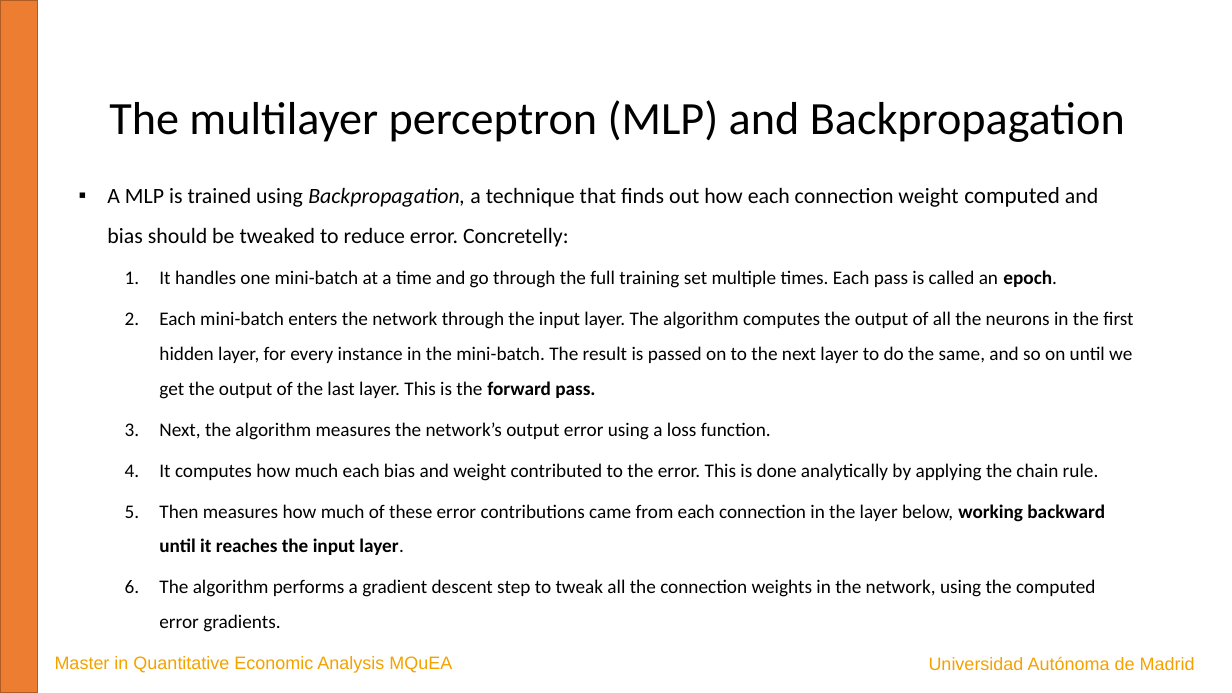
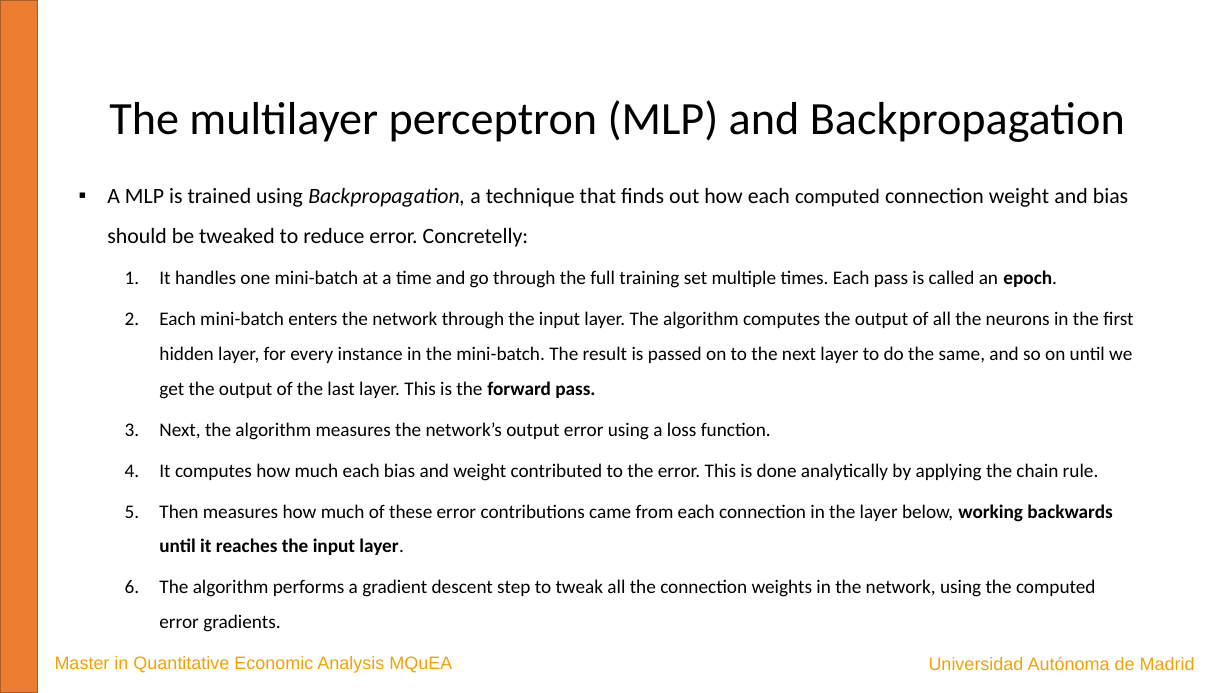
Before and after one commit to JavierBas/IMLEF-MQuEA, a slide deck: slide 9 of Course content/Slides/Topic 6 - Artificial Neural Networks.pptx. Drawn at 1232x693 pixels with LibreOffice and Linux fonts; fonts in the diff are those of the drawing. Boxes give left, top, right and bottom in pixels: in the first picture for what was removed or moved away, otherwise in the second. Text is boxed around its words. In the diff, an @@ line names an element or a change of style, - is before the commit and + after.

```diff
--- a/Course content/Slides/Topic 6 - Artificial Neural Networks.pptx
+++ b/Course content/Slides/Topic 6 - Artificial Neural Networks.pptx
@@ text at (x1=107, y1=188, x2=1128, y2=247): text changed @@
-▪ A MLP is trained using Backpropagation, a technique that finds out how each connection weight computed and bias should be tweaked to reduce error. Concretelly:
+▪ A MLP is trained using Backpropagation, a technique that finds out how each computed connection weight and bias should be tweaked to reduce error. Concretelly:
@@ text at (x1=159, y1=504, x2=1112, y2=555): text changed @@
-  5. Then measures how much of these error contributions came from each connection in the layer below, working backward until it reaches the input layer.
+  5. Then measures how much of these error contributions came from each connection in the layer below, working backwards until it reaches the input layer.
```
Also in this commit, not shown: 7 other slides changed, 1 other file.
